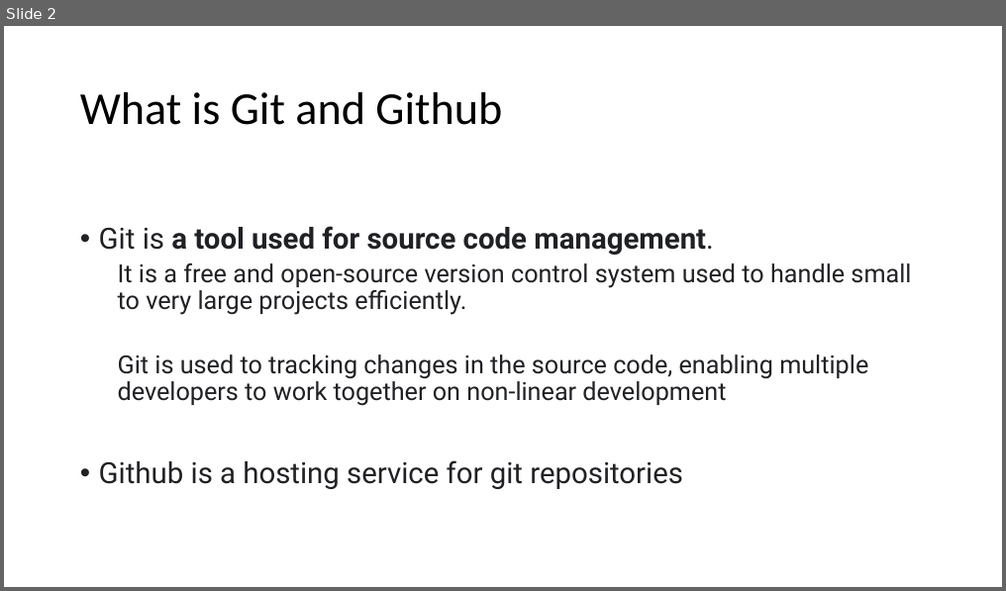
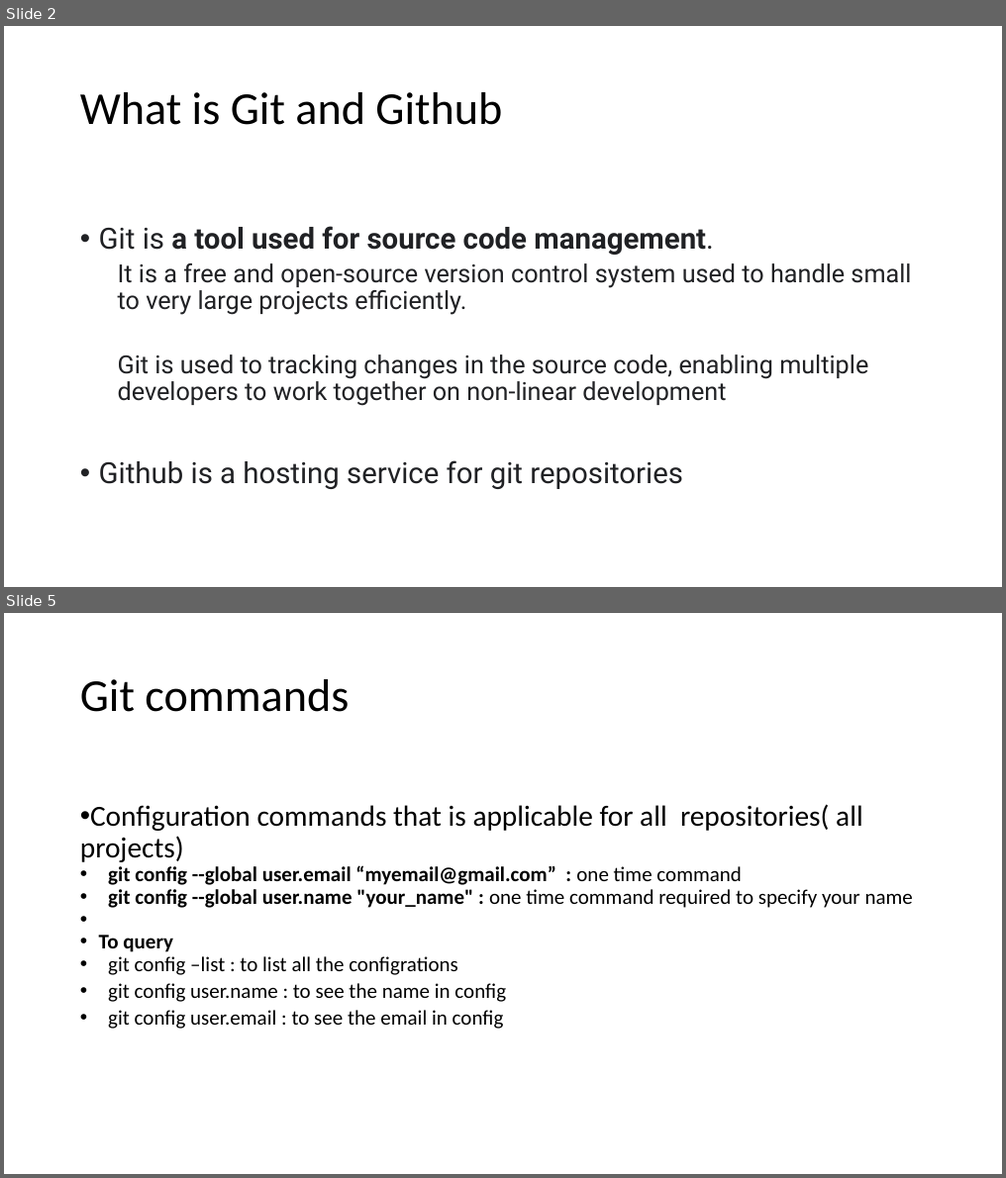
Before and after one commit to Santi2020/Study-Notes, a slide deck: Git_And_GitHub_Demo.docx.pptx. Shown one above the other, each under a label of ours: slide 2 before the commit, slides 2 and 5 after it; the slides between them are not shown. The pictures are 1006x591 and 1006x1178 pixels, drawn with LibreOffice and Linux fonts; fonts in the diff are those of the drawing. Boxes give left, top, right and bottom in pixels: in the first picture for what was removed or moved away, otherwise in the second. Text is boxed around its words. In the diff, an @@ line names an element or a change of style, - is before the commit and + after.

```diff
--- a/Git_And_GitHub_Demo.docx.pptx
+++ b/Git_And_GitHub_Demo.docx.pptx
@@ slide 5 added at <box>4,613,1002,1174</box>, background #FFFFFF @@
@@ title added at <box>80,679,349,712</box>, 44 pt, text #000000 @@
+Git commands
@@ text added at <box>80,804,913,1029</box>, 20 pt, text #000000 @@
+• Configuration commands that is applicable for all repositories( all projects)
+• git config --global user.email “myemail@gmail.com” : one time command
+• git config --global user.name "your_name" : one time command required to specify your name
+• To query
+• git config –list : to list all the configrations
+• git config user.name : to see the name in config
+• git config user.email : to see the email in config
```
Also in this commit, not shown: 11 other slides added, 12 slides removed, 1 other file.
